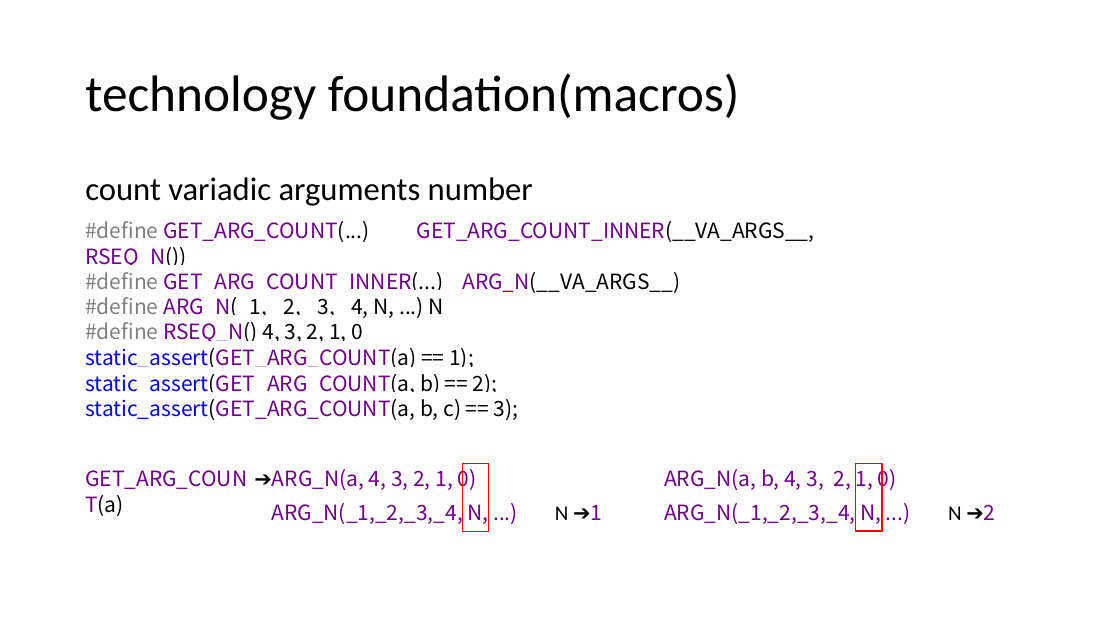
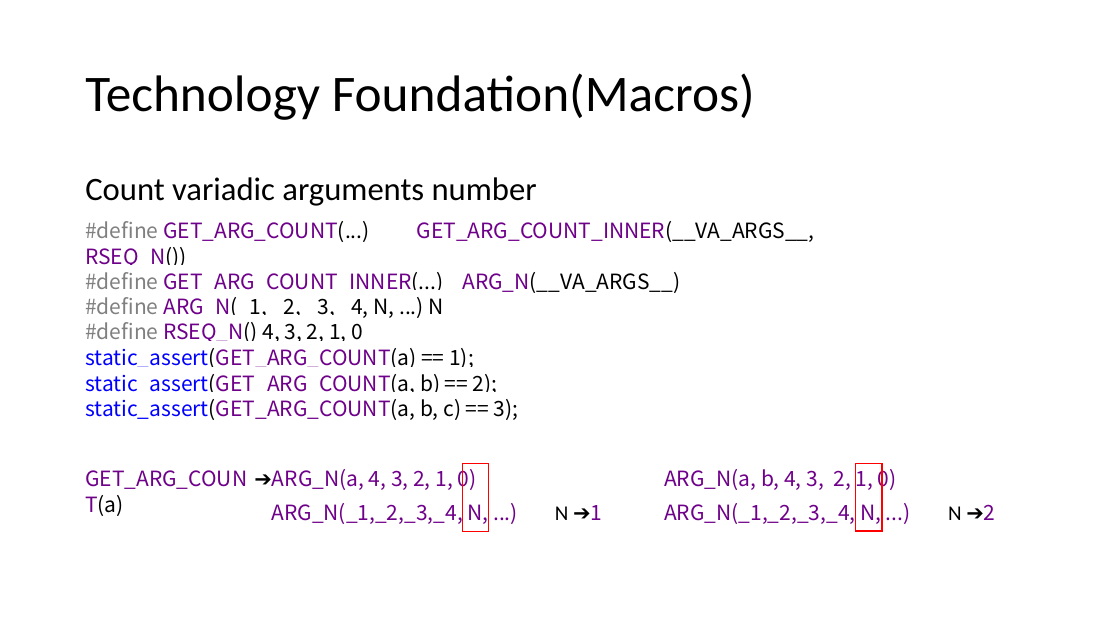
Before and after one commit to qicosmos/cppcon2017, a slide deck: slide 13 of cppcon2017.pptx. Drawn at 1120x630 pixels with LibreOffice and Linux fonts; fonts in the diff are those of the drawing. Boxes give left, top, right and bottom in pixels: in the first picture for what was removed or moved away, otherwise in the second. Text is boxed around its words. In the diff, an @@ line names an element or a change of style, - is before the commit and + after.

```diff
--- a/cppcon2017.pptx
+++ b/cppcon2017.pptx
@@ title at (x1=85, y1=73, x2=755, y2=120): text changed @@
-technology foundation(macros)
+Technology Foundation(Macros)
@@ text at (x1=85, y1=177, x2=537, y2=206): text changed @@
-count variadic arguments number
+Count variadic arguments number
```
Also in this commit, not shown: 36 other slides changed.
